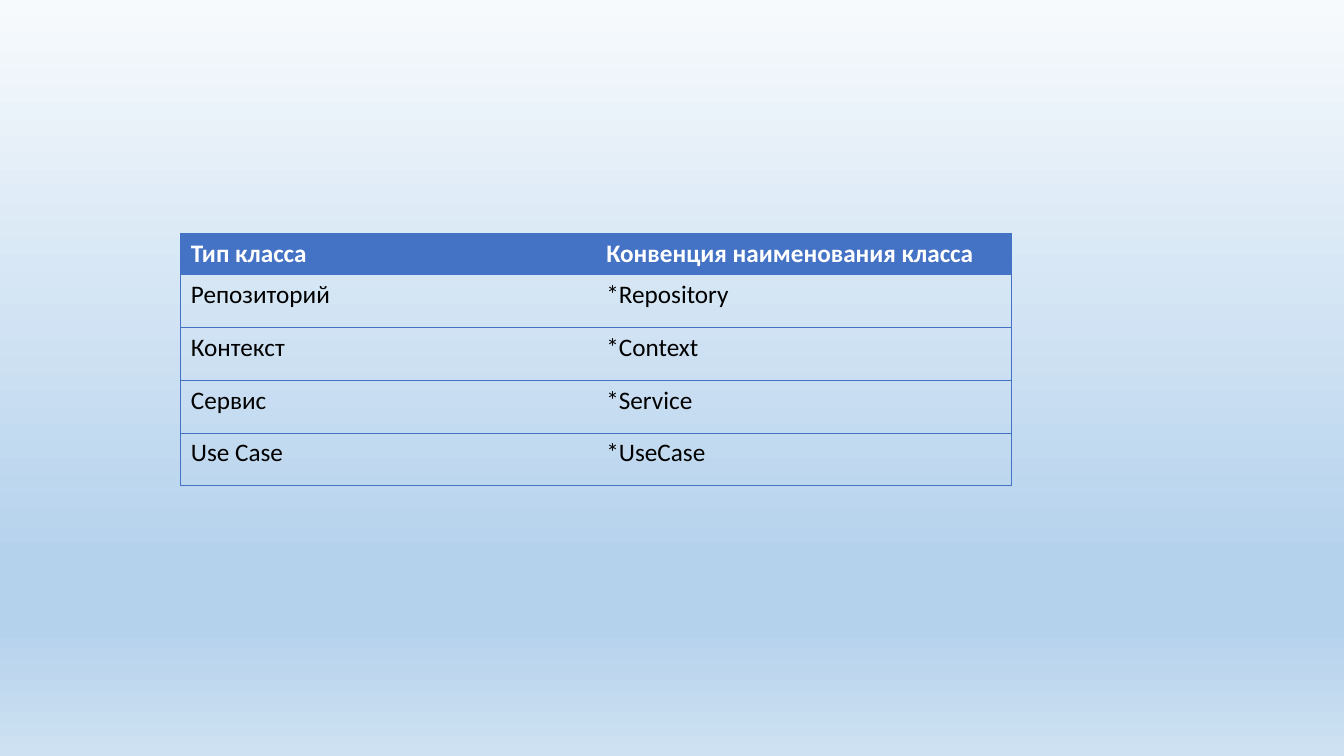
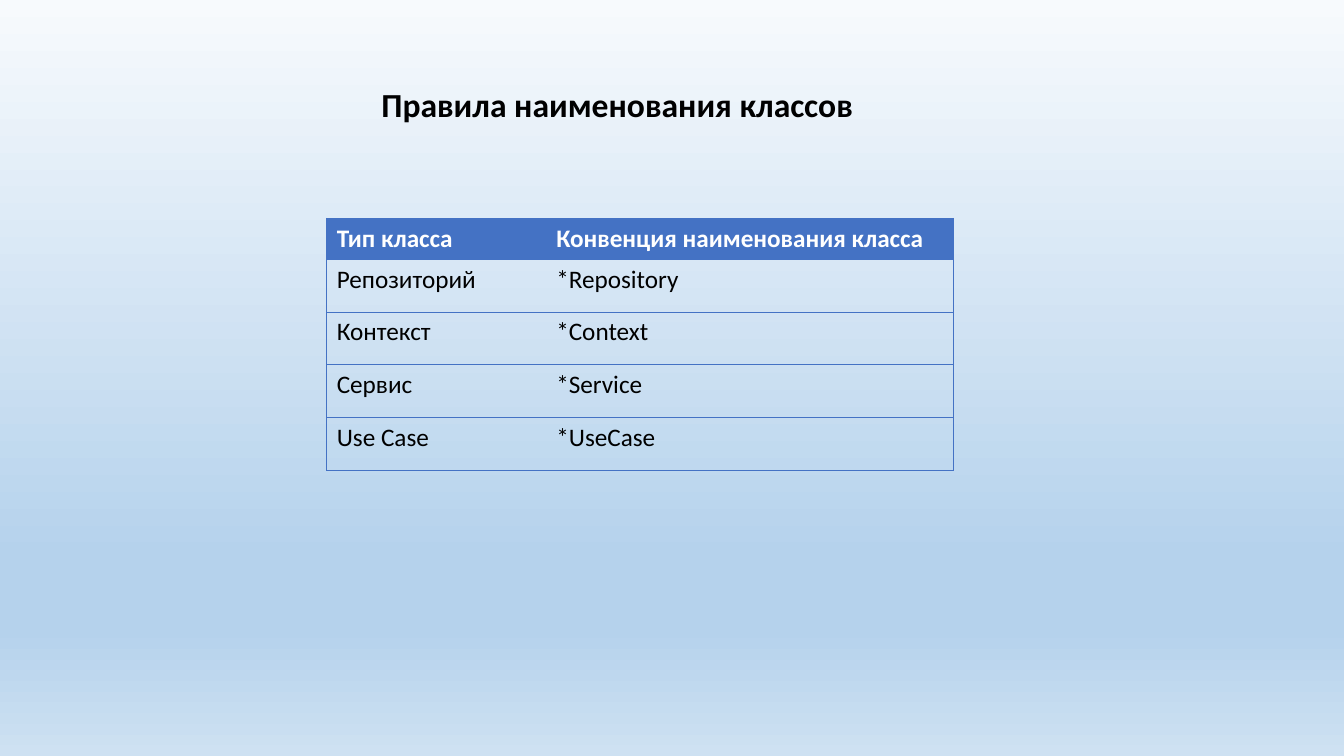
Before and after one commit to sergeyryskulov/Presentations, a slide deck: slide 5 of 10. Стандарты группы DocsVision/Стандарты на архитектуру кода группы DocsVision.pptx (slide 6 before the commit). Drawn at 1344x756 pixels with LibreOffice and Linux fonts; fonts in the diff are those of the drawing. Boxes give left, top, right and bottom in pixels: in the first picture for what was removed or moved away, otherwise in the second. Text is boxed around its words. In the diff, an @@ line names an element or a change of style, - is before the commit and + after.

```diff
--- a/10. Стандарты группы DocsVision/Стандарты на архитектуру кода группы DocsVision.pptx
+++ b/10. Стандарты группы DocsVision/Стандарты на архитектуру кода группы DocsVision.pptx
@@ text added at bbox=[381, 95, 853, 123], 24 pt, text #000000, bold @@
+Правила наименования классов
@@ table: place and size @@
-table at bbox=[180, 234, 1011, 486]
+table at bbox=[327, 218, 954, 470]
```
Also in this commit, not shown: 4 other slides changed, 1 slide removed.
